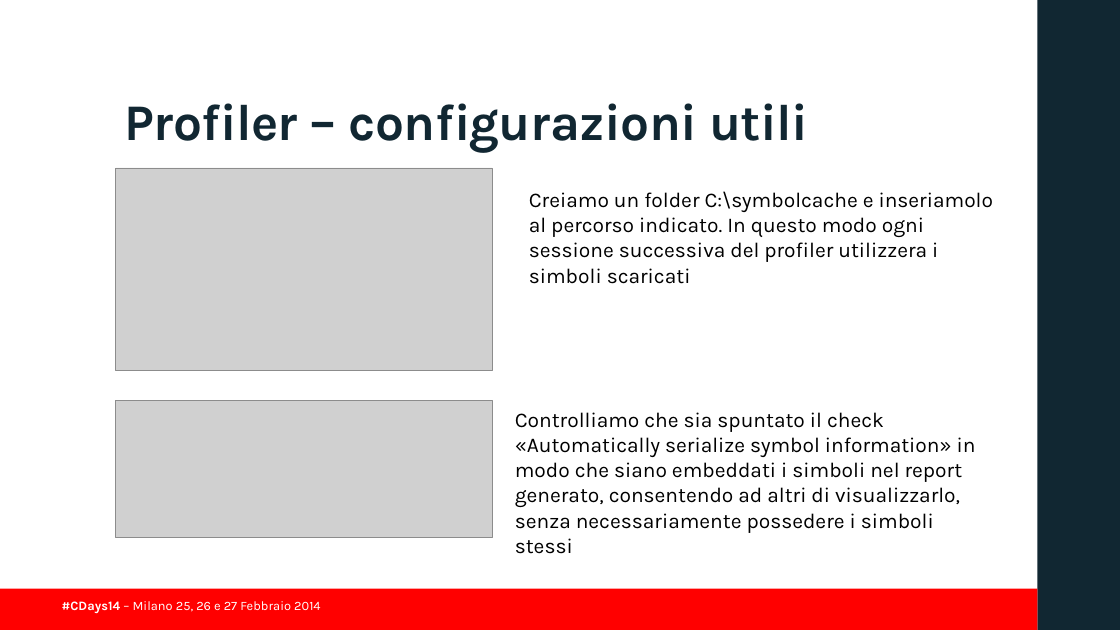
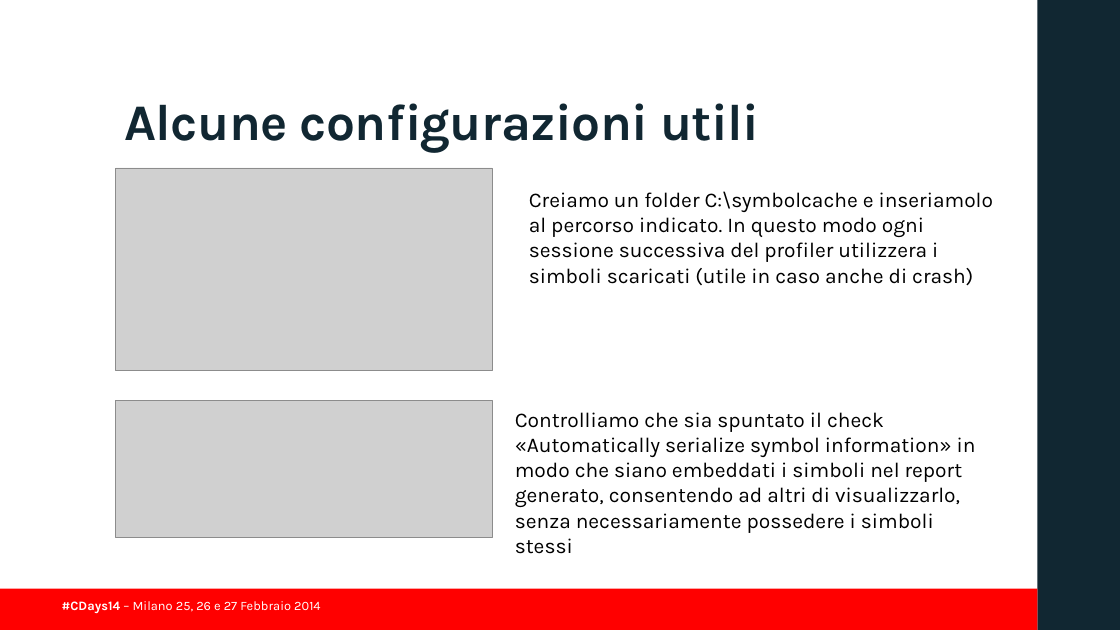
Before and after one commit to guidop/CDays14, a slide deck: slide 22 of presentazioneCDAYS2014.pptx (slide 20 before the commit). Drawn at 1120x630 pixels with LibreOffice and Linux fonts; fonts in the diff are those of the drawing; grey boxes stand for pictures; background and template pictures are left out. Boxes give left, top, right and bottom in pixels: in the first picture for what was removed or moved away, otherwise in the second. Text is boxed around its words. In the diff, an @@ line names an element or a change of style, - is before the commit and + after.

```diff
--- a/presentazioneCDAYS2014.pptx
+++ b/presentazioneCDAYS2014.pptx
@@ title at box(124, 103, 759, 152): text changed @@
-Profiler – configurazioni utili
+Alcune configurazioni utili
@@ text at box(529, 191, 994, 286): text changed @@
-Creiamo un folder C:\symbolcache e inseriamolo al percorso indicato. In questo modo ogni sessione successiva del profiler utilizzera i simboli scaricati
+Creiamo un folder C:\symbolcache e inseriamolo al percorso indicato. In questo modo ogni sessione successiva del profiler utilizzera i simboli scaricati (utile in caso anche di crash)
```
Also in this commit, not shown: 8 other slides changed, 2 slides added.
